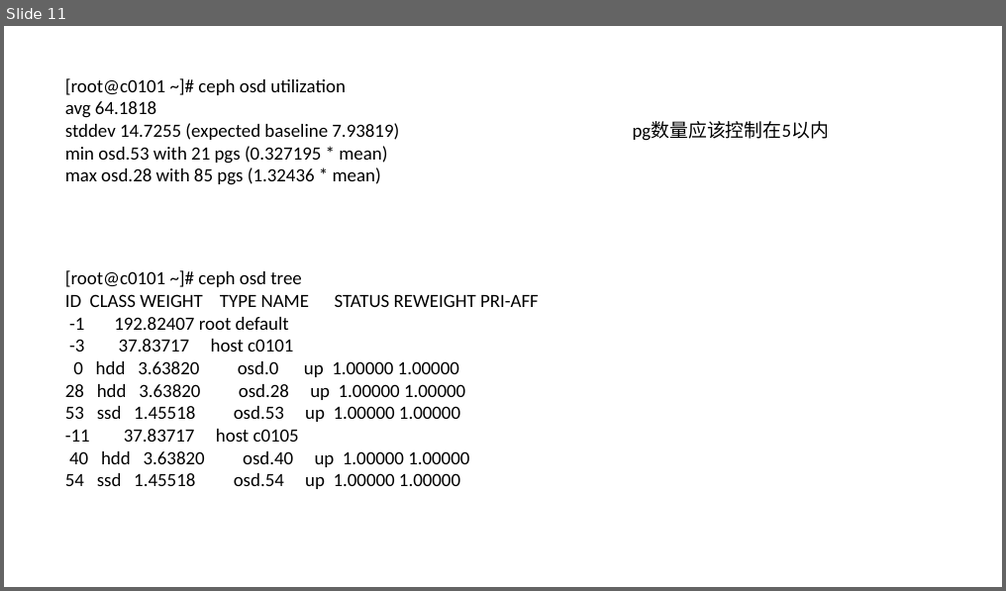
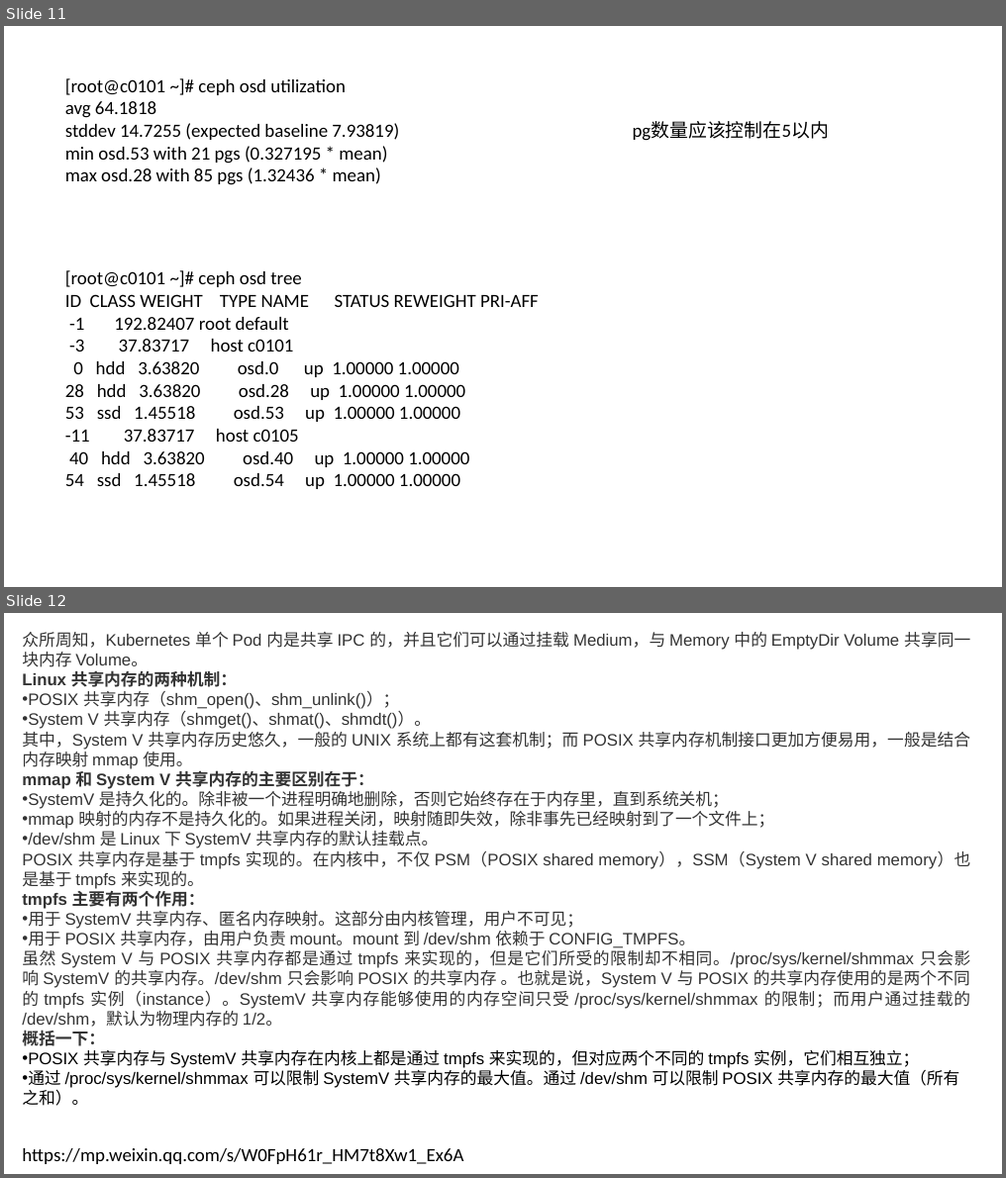
Before and after one commit to majorinche/jiagou, a slide deck: 微信文档摘录.pptx. Shown one above the other, each under a label of ours: slide 11 before the commit, slides 11 and 12 after it. The pictures are 1006x591 and 1006x1178 pixels, drawn with LibreOffice and Linux fonts; fonts in the diff are those of the drawing. Boxes give left, top, right and bottom in pixels: in the first picture for what was removed or moved away, otherwise in the second. Text is boxed around its words. In the diff, an @@ line names an element or a change of style, - is before the commit and + after.

```diff
--- a/微信文档摘录.pptx
+++ b/微信文档摘录.pptx
@@ slide 12 added at (4, 613, 1002, 1174), background #FFFFFF @@
@@ text added at (22, 632, 971, 1106), 16 pt, text #333333 @@
+众所周知，Kubernetes 单个 Pod 内是共享 IPC 的，并且它们可以通过挂载 Medium，与 Memory 中的 EmptyDir Volume 共享同一块内存 Volume。
+Linux 共享内存的两种机制：
+• POSIX 共享内存（shm_open()、shm_unlink()）；
+• System V 共享内存（shmget()、shmat()、shmdt()）。
+其中，System V 共享内存历史悠久，一般的 UNIX 系统上都有这套机制；而 POSIX 共享内存机制接口更加方便易用，一般是结合内存映射 mmap 使用。
+mmap 和 System V 共享内存的主要区别在于：
+• SystemV 是持久化的。除非被一个进程明确地删除，否则它始终存在于内存里，直到系统关机；
+• mmap 映射的内存不是持久化的。如果进程关闭，映射随即失效，除非事先已经映射到了一个文件上；
+• /dev/shm 是 Linux 下 SystemV 共享内存的默认挂载点。
+POSIX 共享内存是基于 tmpfs 实现的。在内核中，不仅 PSM（POSIX shared memory），SSM（System V shared memory）也是基于 tmpfs 来实现的。
+tmpfs 主要有两个作用：
+• 用于 SystemV 共享内存、匿名内存映射。这部分由内核管理，用户不可见；
+• 用于 POSIX 共享内存，由用户负责 mount。mount 到 /dev/shm 依赖于 CONFIG_TMPFS。
+虽然 System V 与 POSIX 共享内存都是通过 tmpfs 来实现的，但是它们所受的限制却不相同。/proc/sys/kernel/shmmax 只会影响 SystemV 的共享内存。/dev/shm 只会影响 POSIX 的共享内存 。也就是说，System V 与 POSIX 的共享内存使用的是两个不同的 tmpfs 实例（instance）。SystemV 共享内存能够使用的内存空间只受 /proc/sys/kernel/shmmax 的限制；而用户通过挂载的 /dev/shm，默认为物理内存的 1/2。
+概括一下：
+• POSIX 共享内存与 SystemV 共享内存在内核上都是通过 tmpfs 来实现的，但对应两个不同的 tmpfs 实例，它们相互独立；
+• 通过 /proc/sys/kernel/shmmax 可以限制 SystemV 共享内存的最大值。通过 /dev/shm 可以限制 POSIX 共享内存的最大值（所有之和）。
@@ text added at (22, 1149, 463, 1164), 18 pt, text #000000 @@
+https://mp.weixin.qq.com/s/W0FpH61r_HM7t8Xw1_Ex6A
```
Also in this commit, not shown: 2 other slides added.
